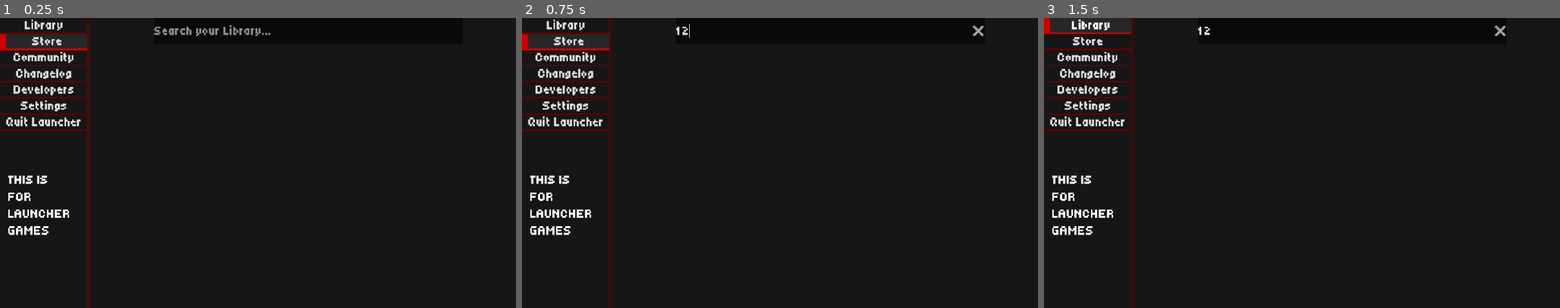
Above: before the commit, frames 1-3 (left to right).
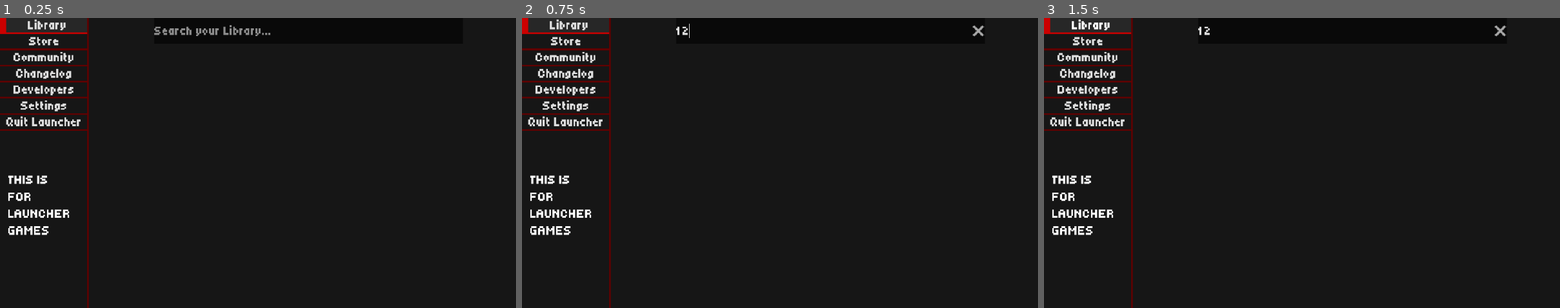
Above: after the commit, the same moments.

Repository: Workaholic-Games/Ambition-Launcher
Game: Godot game, scene res://entites/main/main.tscn
Two runs of this game, one before a commit and one after it. Both use one fixed random seed, a clock stepped at 60 frames per second and the inputs below.
Inputs (mouse positions are in pixels of both pictures, inside the frame that each line leads up to):
- Up to frame 1 (0.25 s): no input
- Up to frame 2 (0.75 s): click (831, 29) at 0.52 s; type "12" at 0.6 s
- Up to frame 3 (1.5 s): click "Library" at 1.25 s

The runs differ from the first frame. In frame 1, 0.6% of the frame differs, in the area x 0-17%, y 0-12%; in frame 2, 0.6%; in frame 3, nothing differs.

Commit message:
default fix

Diff:
--- a/entites/main/main.tscn
+++ b/entites/main/main.tscn
@@ -145,7 +145,6 @@
 custom_minimum_size = Vector2(110, 0)
 layout_mode = 2
 toggle_mode = true
-button_pressed = true
 button_group = ExtResource("3_bfcn8")
 text = "Store"
 
--- a/entites/main/settings/settings.gd
+++ b/entites/main/settings/settings.gd
@@ -11,12 +11,24 @@
 		3: $Window.emit_signal("item_selected", 3)
 
 	match Main.launcher_data.start_page:
-		0: $"../../Library".emit_signal("pressed")
-		1: $"../../Store".emit_signal("pressed")
-		2: $"../../Community".emit_signal("pressed")
-		3: $"../../Changelog".emit_signal("pressed")
-		4: $"../../Developers".emit_signal("pressed")
-		5: $"..".emit_signal("pressed")
+		0:
+			$"../../Library".emit_signal("pressed")
+			$"../../Library".set_pressed_no_signal(true)
+		1:
+			$"../../Store".emit_signal("pressed")
+			$"../../Store".set_pressed_no_signal(true)
+		2:
+			$"../../Community".emit_signal("pressed")
+			$"../../Community".set_pressed_no_signal(true)
+		3:
+			$"../../Changelog".emit_signal("pressed")
+			$"../../Changelog".set_pressed_no_signal(true)
+		4:
+			$"../../Developers".emit_signal("pressed")
+			$"../../Developers".set_pressed_no_signal(true)
+		5:
+			$"..".emit_signal("pressed")
+			$"..".set_pressed_no_signal(true)
 
 
 
